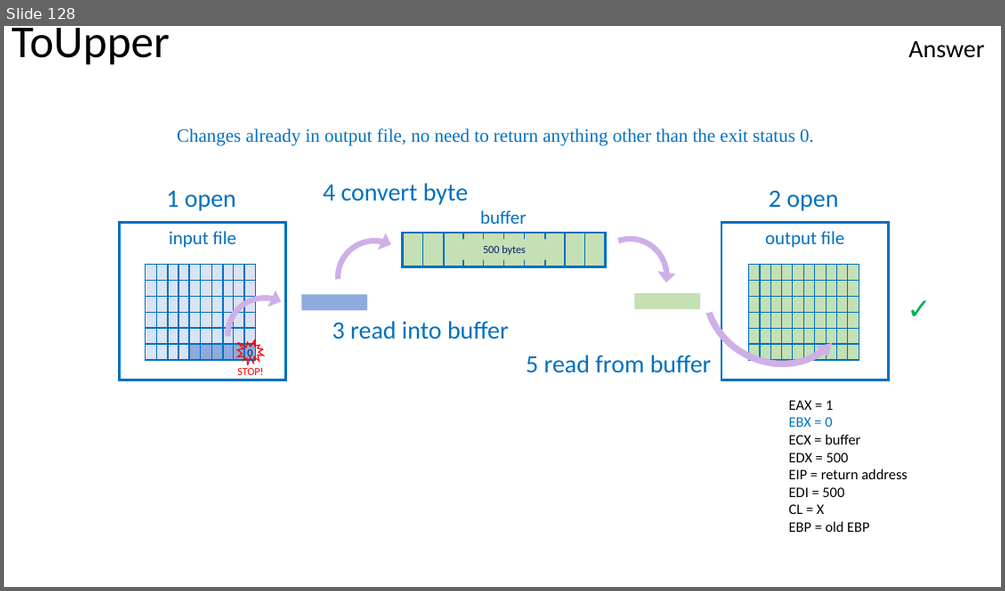
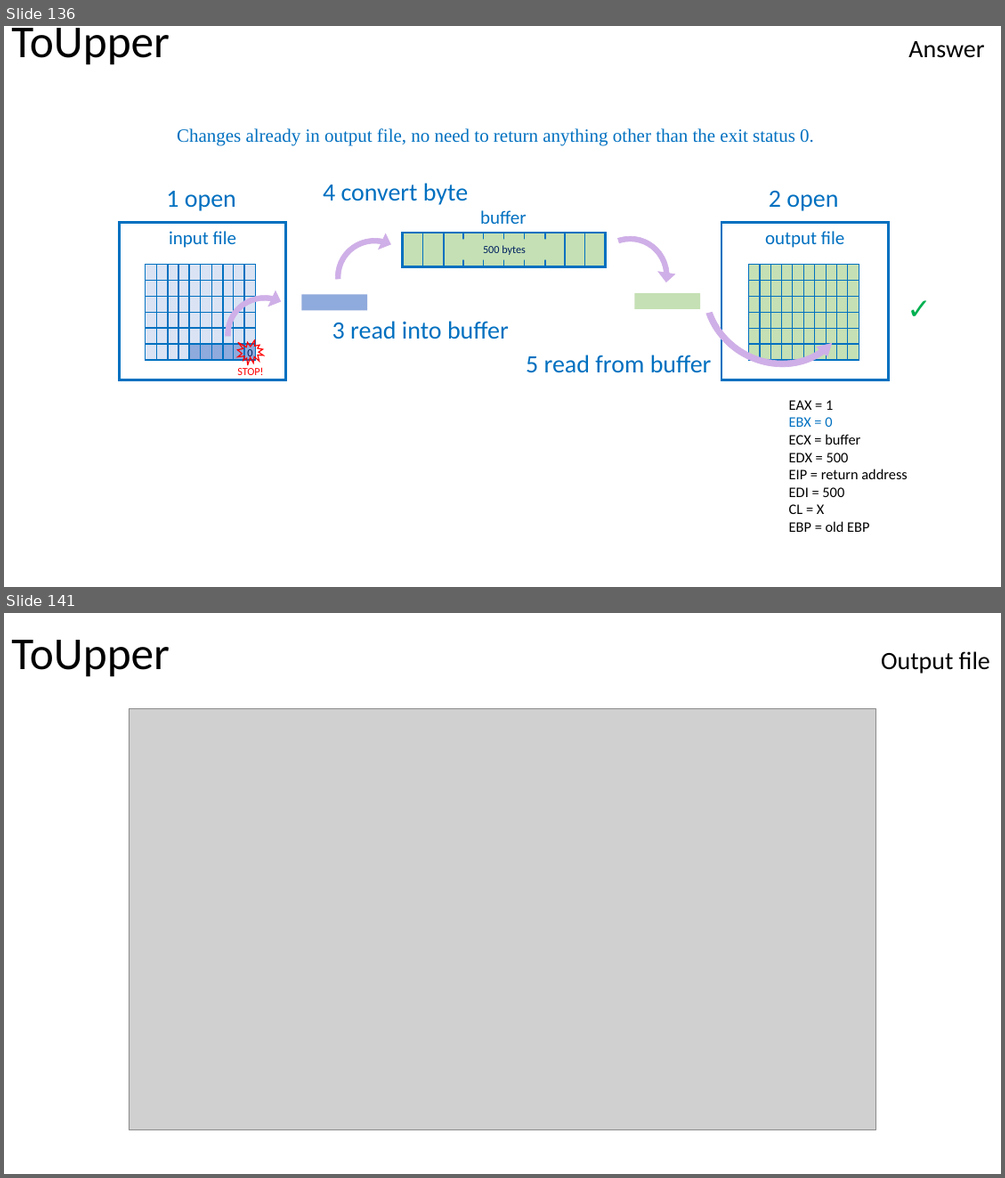
Before and after one commit to Jsalaz1989/x86-Assembly-ATT, a slide deck: toUpper/5.0 ToUpper.pptx. Shown one above the other, each under a label of ours: slide 128 before the commit, slides 136 and 141 after it; the slides between them are not shown. The pictures are 1005x591 and 1005x1178 pixels, drawn with LibreOffice and Linux fonts; fonts in the diff are those of the drawing; grey boxes stand for pictures. Boxes give left, top, right and bottom in pixels: in the first picture for what was removed or moved away, otherwise in the second. Text is boxed around its words. In the diff, an @@ line names an element or a change of style, - is before the commit and + after.

```diff
--- a/toUpper/5.0 ToUpper.pptx
+++ b/toUpper/5.0 ToUpper.pptx
@@ slide 141 added at box(4, 613, 1001, 1174), background #FFFFFF @@
@@ text added at box(11, 640, 990, 677), 24 pt, text #000000 @@
+ToUpper Output file
@@ picture added at box(129, 709, 877, 1129) @@
@@ what was slide 128 is now slide 136 @@
```
Also in this commit, not shown: 126 slides changed, 12 other slides added.
